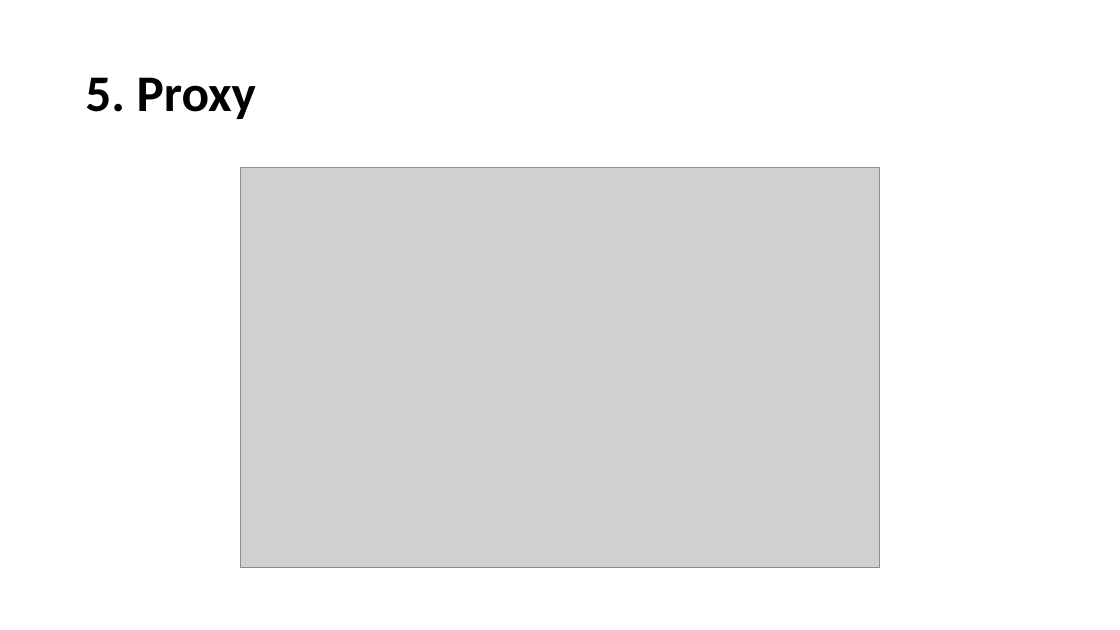
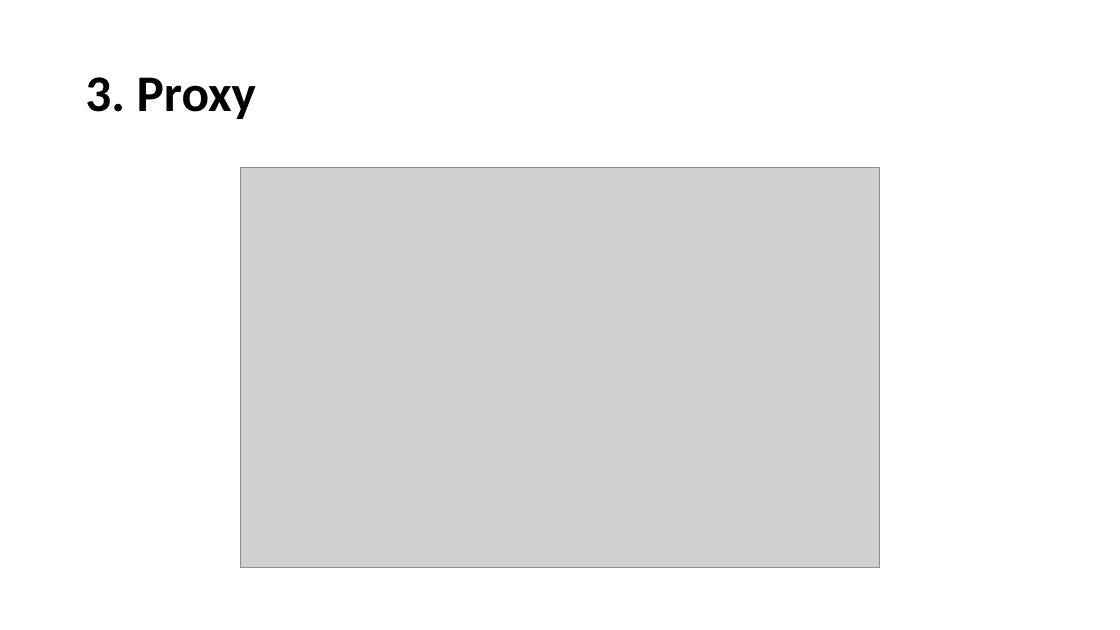
Before and after one commit to JingwenLi/DesignPatterns, a slide deck: slide 6 of DesignPatterns/Structural Design Patterns/Structural Design Patterns.pptx (slide 9 before the commit). Drawn at 1120x630 pixels with LibreOffice and Linux fonts; fonts in the diff are those of the drawing; grey boxes stand for pictures. Boxes give left, top, right and bottom in pixels: in the first picture for what was removed or moved away, otherwise in the second. Text is boxed around its words. In the diff, an @@ line names an element or a change of style, - is before the commit and + after.

```diff
--- a/DesignPatterns/Structural Design Patterns/Structural Design Patterns.pptx
+++ b/DesignPatterns/Structural Design Patterns/Structural Design Patterns.pptx
@@ title at (85, 77, 256, 119): text changed @@
-5. Proxy
+3. Proxy
```
Also in this commit, not shown: 3 other slides changed, 1 slide added, 7 other files.
